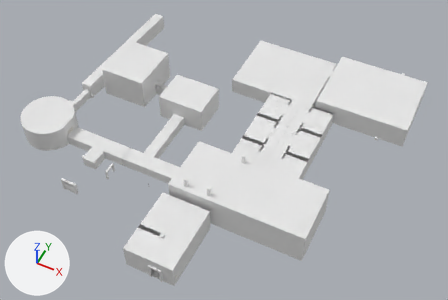
An edit to the Blender file Assets/Scenes/Asylum.blend, drawn before and after from the same camera.
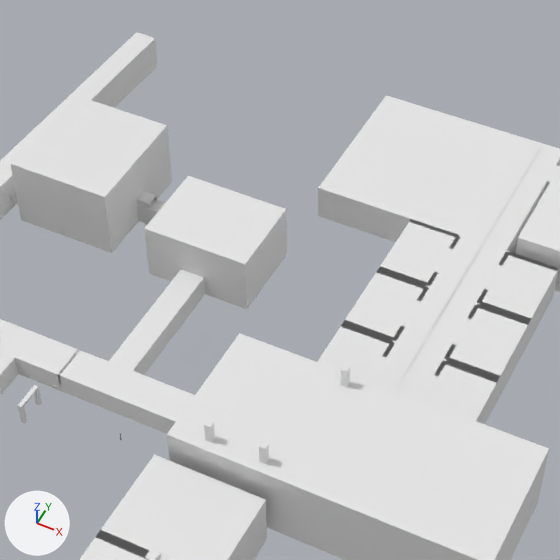
There are two pictures of each version: one whole from a camera (50 mm lens) standing at (94.4, -100.6, 148.2) and looking at (34.8, 18.6, -0.8), one close up on the part from 22% to 75% of the width and 0% to 79% of the height. Arrows for +X, +Y and +Z are at lower left; the lights stay in place.
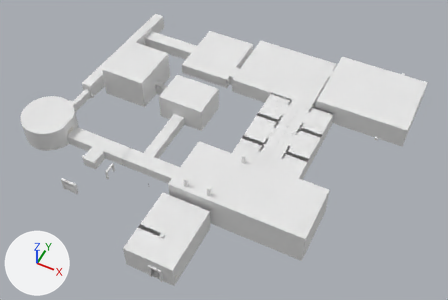
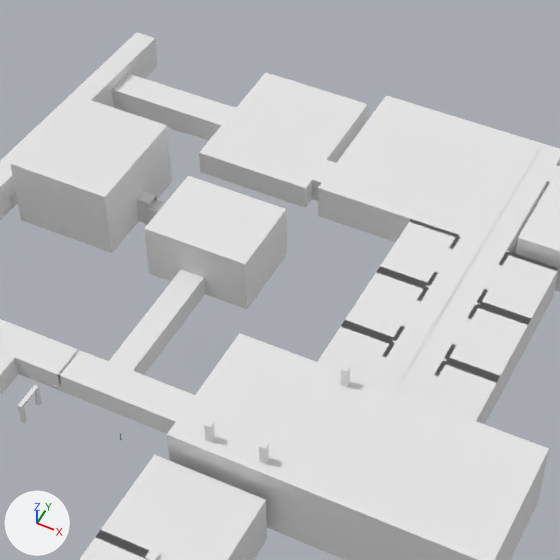
Edits to the scene script, one JSON object a line:
```json
{"block": "me_cube_049", "where": "# used by ob_cube_046; location = (50.5, 6.9, -0.2); rotation_euler = (0.0, 0.0, 1.571), in degrees (0, 0, 90)"}
{"op": "remove", "block": "me_cube_049", "code": "me_cube_049.from_pydata(...)  # 26 vertices, 14 faces; spans x 38.6..62.8, y -4.4..26.0, z -1.7..3.9"}
{"op": "add", "block": "me_cube_049", "code": "me_cube_049.from_pydata(...)  # 52 vertices, 32 faces; spans x 38.6..62.8, y -4.4..66.5, z -1.7..3.9"}
{"block": "me_cube_049", "change": "me_cube_049 part 1"}
{"block": "me_cube_049", "change": "2 faces are deleted"}
{"block": "me_cube_049", "change": "13 vertices are added at x 39.4..61.4, y 26.0..66.5, z -1.7"}
{"block": "me_cube_049", "change": "13 new vertices lie (0.0, 0.0, 4.0) away from vertices in x 39.4..61.4, y 26.0..66.5, z -1.7"}
{"block": "me_cube_049", "change": "20 new faces join them"}
{"block": "me_cylinder_003", "where": "me_cylinder_003.from_pydata(...)  # 56 vertices, 47 faces; spans x -0.1..0.63, y 0.98..7.56, z -1.06..-0.37"}
{"block": "me_cylinder_003", "where": "# used by ob_cylinder_002; location = (-20.2, 1.3, 6.9); scale = (8.61, 8.61, 8.61)"}
{"block": "me_cylinder_003", "where": "# verts and faces of me_cylinder_003; kept vertices keep their numbers, new ones are numbered from 56"}
{"block": "me_cylinder_003", "where": "# before: 33 (0.18, 2.24, -1.01), 34 (0.32, 2.22, -1.01), 38 (0.32, 2.22, -0.37), 41 (0.44, 7.56, -1.01), 42 (0.58, 7.54, -1.01) at pixel (157, 66)"}
{"block": "me_cylinder_003", "where": "# before: 46 (0.58, 7.54, -0.37) at pixel (155, 38), 48 (0.38, 3.61, -1.01), 49 (0.39, 3.79, -1.01), 50 (0.39, 3.62, -0.67), 51 (0.39, 3.79, -0.67)"}
{"block": "me_cylinder_003", "change": "me_cylinder_003 part 2"}
{"op": "add", "block": "me_cylinder_003", "code": "delete_faces([(33, 34, 48, 49, 42, 41), (34, 38, 46, 42, 49, 51, 50, 48)])"}
{"op": "add", "block": "me_cylinder_003", "code": "verts[56] = (0.5, 6.05, -1.01)  # pixel (113, 108)"}
{"op": "add", "block": "me_cylinder_003", "code": "verts[57] = (0.53, 6.61, -1.01)"}
{"op": "add", "block": "me_cylinder_003", "code": "verts[58] = (0.5, 6.05, -0.56)  # pixel (111, 89)"}
{"op": "add", "block": "me_cylinder_003", "code": "verts[59] = (0.53, 6.61, -0.56)  # pixel (128, 73)"}
{"op": "add", "block": "me_cylinder_003", "code": "faces += [(33, 34, 48, 49, 56, 57, 42, 41), (34, 38, 46, 42, 57, 59, 58, 56, 49, 51, 50, 48)]"}
{"op": "add", "block": "ob_cube_061", "code": ["ob_cube_061 = bpy.data.objects.new('Cube.061', me_cube_043)", "ob_cube_061.location = (3.9, 56.7, -0.7)", "ob_cube_061.scale = (1.0, 0.562, 1.0)"]}
```

Changed parts and their boxes [x1, y1, x2, y2] in the close-ups (560 x 560 px; the box of a moved part takes in the faces that stretch with it):
```json
{"object": "Cube.046", "change": "reshaped", "before": [318, 95, 560, 254], "after": [112, 72, 560, 254]}
{"object": "Cube.061", "change": "added", "after": [220, 107, 237, 125]}
{"part": 1, "of": "me_cube_049", "change": "built on", "after": [112, 72, 368, 208]}
{"part": 2, "of": "me_cylinder_003", "change": "moved or reshaped", "before": [0, 39, 157, 220], "after": [0, 39, 157, 220]}
```
